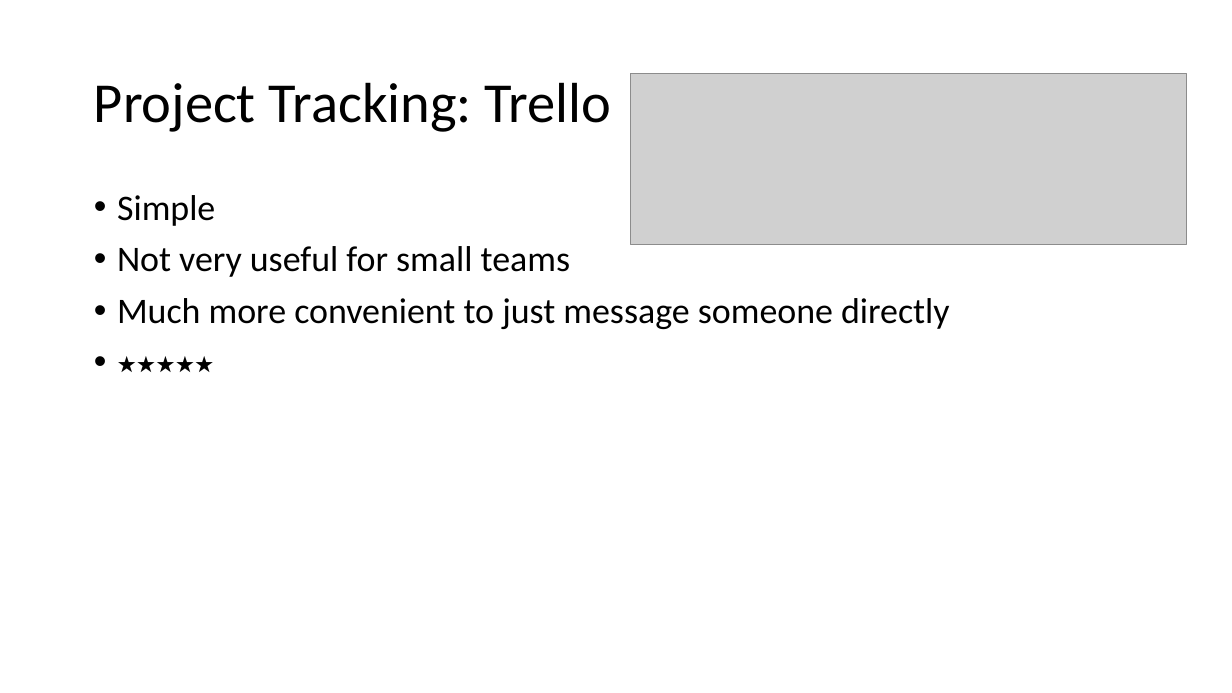
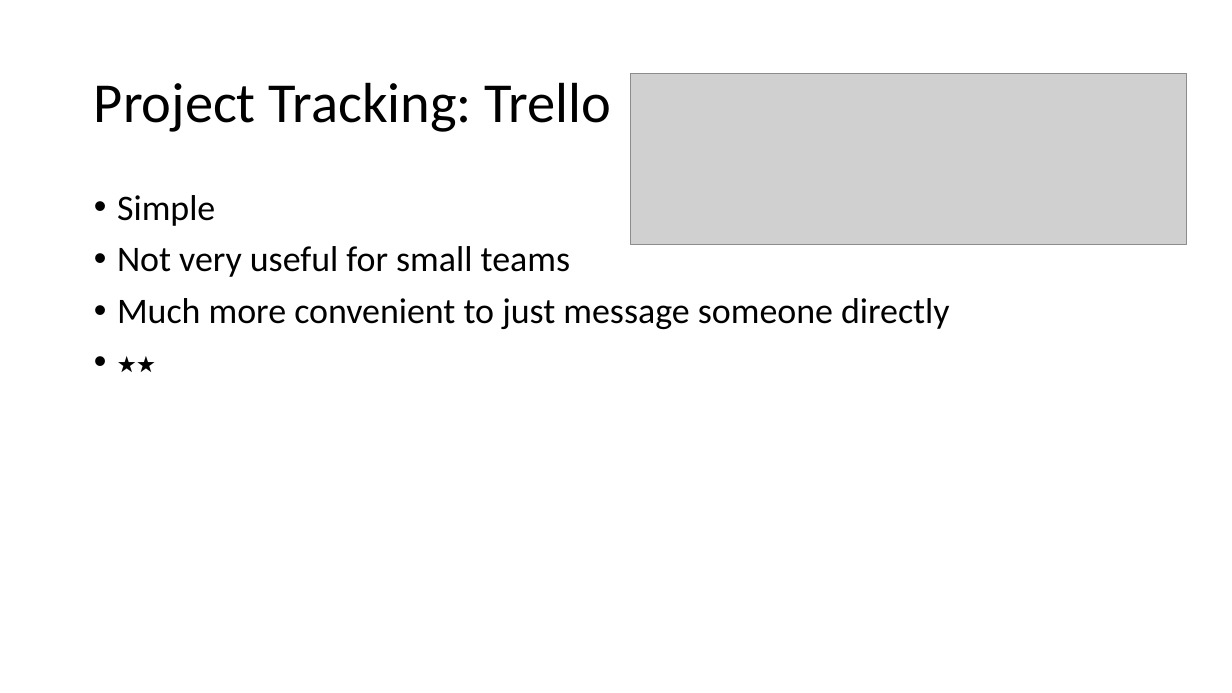
Before and after one commit to jjh68069/3308_Project, a slide deck: slide 3 of Documentation/ProjectPart5.pptx. Drawn at 1232x693 pixels with LibreOffice and Linux fonts; fonts in the diff are those of the drawing; grey boxes stand for pictures. Boxes give left, top, right and bottom in pixels: in the first picture for what was removed or moved away, otherwise in the second. Text is boxed around its words. In the diff, an @@ line names an element or a change of style, - is before the commit and + after.

```diff
--- a/Documentation/ProjectPart5.pptx
+++ b/Documentation/ProjectPart5.pptx
@@ text at [117,195,950,329]: text changed @@
-• ⭑⭑⭑⭑⭑
+• ⭑⭑
```
Also in this commit, not shown: 8 other slides changed, 2 other files.
